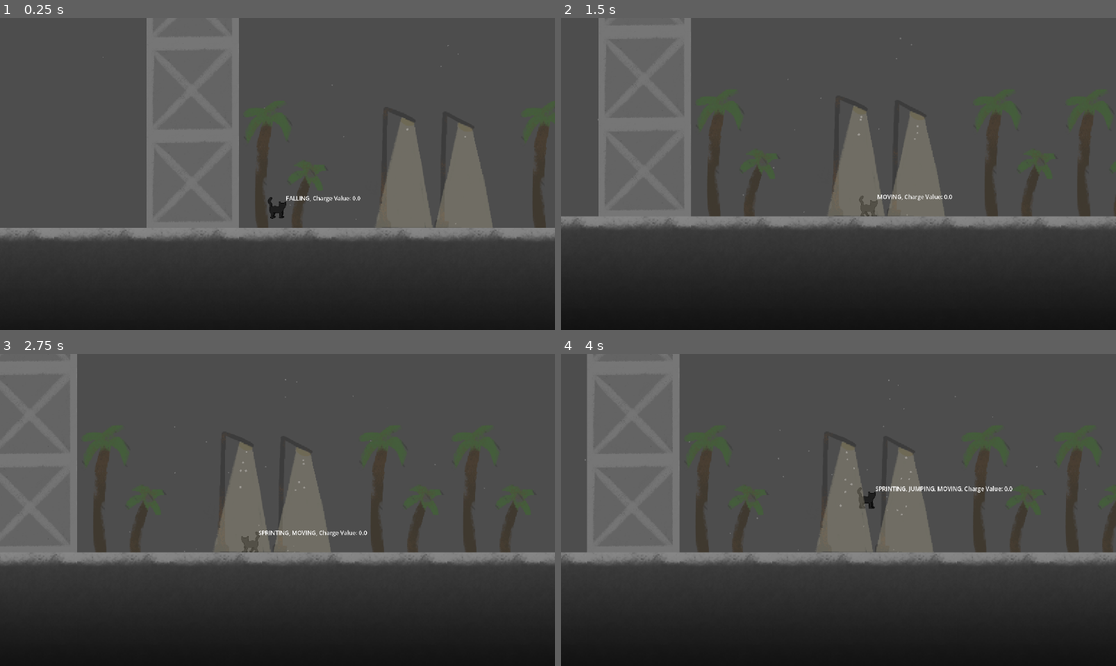
Above: before the commit, frames 1-4 (two rows, left to right).
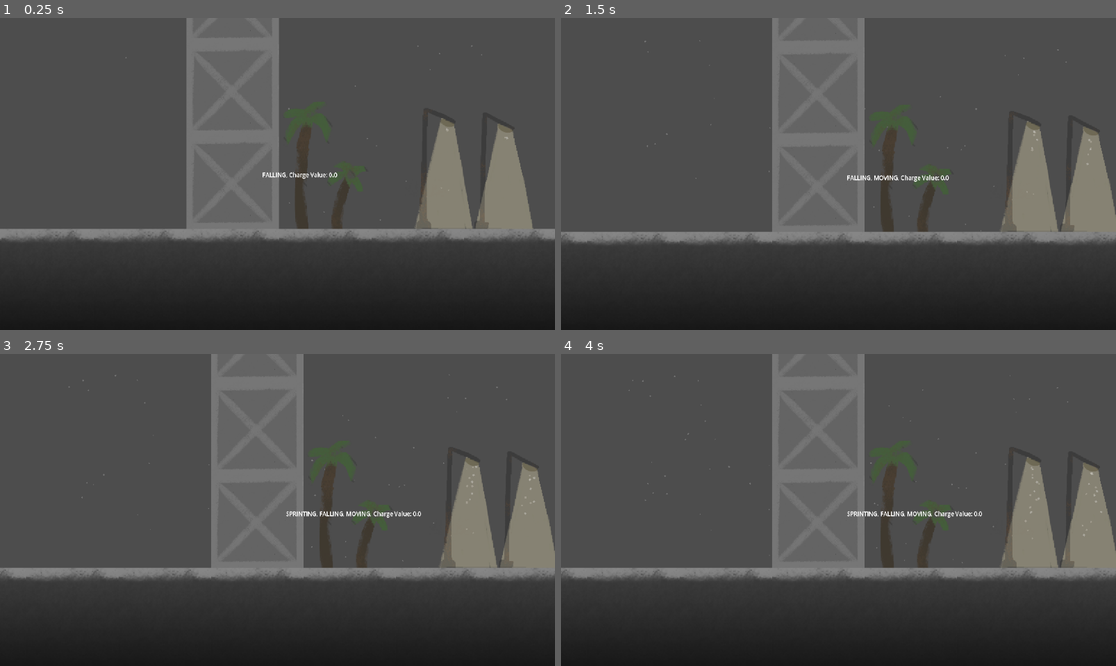
Above: after the commit, the same moments.

Repository: Somebud0180/Carreon
Game: Godot game, scene res://scenes/game.tscn
Two runs of this game, one before a commit and one after it. Both use one fixed random seed, a clock stepped at 60 frames per second and the inputs below.
Inputs:
- Up to frame 1 (0.25 s): no input
- Up to frame 2 (1.5 s): tap Enter at 0.5 s; hold Shift (sprint) 0.53-1.28 s; hold Right (move_right) from 0.53 s (still down); tap Space (jump) at 0.77 s; tap Alt at 1.35 s
- Up to frame 3 (2.75 s): tap Space (jump) at 1.52 s; release Right (move_right) at 2.03 s; hold Left (move_left) from 2.03 s (still down); hold Shift (sprint) from 2.03 s (still down)
- Up to frame 4 (4 s): release Left (move_left) at 2.78 s; release Shift (sprint) at 2.78 s; hold Right (move_right) from 2.78 s (still down); tap Alt at 2.85 s; tap Space (jump) at 3.02, 3.77 s; hold Shift (sprint) from 3.53 s (still down)

The runs differ from the first frame. In frame 1, 14% of the frame differs, in the area x 0-100%, y 0-72%; in frame 2, 24%, in the area x 0-100%, y 0-73%; in frame 3, 22%; in frame 4, 24%.
Error after the commit: Parse Error: Identifier "TransitionService" not declared in the current scope. (res://scripts/door.gd:26)

Commit message:
Laid groundwork for interior transition and entry (door) code

Diff:
--- a/project.godot
+++ b/project.godot
@@ -15,6 +15,10 @@
 run/main_scene="uid://bms0qk0ry2w1m"
 config/features=PackedStringArray("4.6", "Forward Plus")
 config/icon="res://icon.svg"
+
+[autoload]
+
+Game="*uid://bms0qk0ry2w1m"
 
 [editor_plugins]
 
--- a/resources/game/spritesheet.tres
+++ b/resources/game/spritesheet.tres
@@ -2,6 +2,7 @@
 
 [ext_resource type="Texture2D" uid="uid://dhx7hp5clb56y" path="res://textures/game/spritesheet.png" id="1_i3jry"]
 [ext_resource type="PackedScene" uid="uid://bi7rgkvvglwcc" path="res://scenes/streetlamp.tscn" id="2_2yfqv"]
+[ext_resource type="PackedScene" uid="uid://bqco2rq4h8bdu" path="res://scenes/Floor 0/building_one.tscn" id="3_2yfqv"]
 
 [sub_resource type="OccluderPolygon2D" id="OccluderPolygon2D_lbhrr"]
 polygon = PackedVector2Array(-64, -64, 64, -64, 64, 64, -64, 64)
@@ -187,6 +188,7 @@
 [sub_resource type="TileSetScenesCollectionSource" id="TileSetScenesCollectionSource_iywne"]
 resource_name = "Scenes"
 scenes/1/scene = ExtResource("2_2yfqv")
+scenes/2/scene = ExtResource("3_2yfqv")
 
 [resource]
 tile_size = Vector2i(128, 128)
--- /dev/null
+++ b/scenes/Floor 0/building_one.tscn
@@ -0,0 +1,29 @@
+[gd_scene format=3 uid="uid://bqco2rq4h8bdu"]
+
+[ext_resource type="Texture2D" uid="uid://c5kgapw2cwrac" path="res://textures/game/buildings.png" id="1_hveqa"]
+[ext_resource type="Script" uid="uid://b7dpxi744uhme" path="res://scripts/door.gd" id="2_pgteu"]
+[ext_resource type="PackedScene" uid="uid://cp7h1mjj7uvor" path="res://scenes/gaff.tscn" id="3_hno3e"]
+
+[sub_resource type="RectangleShape2D" id="RectangleShape2D_llubu"]
+size = Vector2(32, 50)
+
+[node name="Building1" type="Node2D" unique_id=627881996]
+
+[node name="Sprite2D" type="Sprite2D" parent="." unique_id=120264603]
+scale = Vector2(2, 2)
+texture = ExtResource("1_hveqa")
+offset = Vector2(32, 0)
+region_enabled = true
+region_rect = Rect2(0, 0, 128, 64)
+
+[node name="Door" type="Area2D" parent="." unique_id=844287597]
+position = Vector2(130, 39)
+script = ExtResource("2_pgteu")
+id = null
+interior_scene = ExtResource("3_hno3e")
+
+[node name="CollisionShape2D" type="CollisionShape2D" parent="Door" unique_id=1616872417]
+shape = SubResource("RectangleShape2D_llubu")
+
+[connection signal="body_entered" from="Door" to="Door" method="_on_body_entered"]
+[connection signal="body_exited" from="Door" to="Door" method="_on_body_exited"]
--- a/scenes/game.tscn
+++ b/scenes/game.tscn
@@ -1,5 +1,6 @@
 [gd_scene format=4 uid="uid://bms0qk0ry2w1m"]
 
+[ext_resource type="Script" uid="uid://bmghe4jphcui0" path="res://scripts/game.gd" id="1_iywne"]
 [ext_resource type="PackedScene" uid="uid://cp7h1mjj7uvor" path="res://scenes/gaff.tscn" id="1_yqjtg"]
 [ext_resource type="Shader" uid="uid://3q7dlbbdk2p0" path="res://shaders/tileset.gdshader" id="2_lbhrr"]
 [ext_resource type="TileSet" uid="uid://6vx8m4wmllp7" path="res://resources/game/spritesheet.tres" id="2_lnu2h"]
@@ -12,25 +13,27 @@
 shader = ExtResource("2_lbhrr")
 
 [node name="Game" type="Node2D" unique_id=2081310658]
+script = ExtResource("1_iywne")
 
 [node name="Gaff" parent="." unique_id=2106696707 instance=ExtResource("1_yqjtg")]
+unique_name_in_owner = true
 position = Vector2(53, -64)
 scale = Vector2(0.25, 0.25)
 
-[node name="TileMapLayer" type="TileMapLayer" parent="." unique_id=997559201]
-tile_map_data = PackedByteArray("AAAMAAAAAAAAAAMAAAAOAAAAAAA …(33136 unchanged characters)… BAAIAAADZ/wwAAAABAAIAAAAdAAAAAAABAAMAAAA=")
+[node name="Map" type="TileMapLayer" parent="." unique_id=997559201]
+tile_map_data = PackedByteArray("AAAMAAAAAAAAAAMAAAAOAAAAAAA …(33136 unchanged characters)… BAAIAAADZ/wwAAAABAAIAAAAdAAAAAAABAAMAAAAfAP//AQAAAAAAAgA=")
 tile_set = ExtResource("2_lnu2h")
 
-[node name="KillArea" type="Area2D" parent="TileMapLayer" unique_id=560660855]
+[node name="KillArea" type="Area2D" parent="Map" unique_id=560660855]
 script = ExtResource("4_lbhrr")
 
-[node name="CollisionShape2D" type="CollisionShape2D" parent="TileMapLayer/KillArea" unique_id=750760848]
+[node name="CollisionShape2D" type="CollisionShape2D" parent="Map/KillArea" unique_id=750760848]
 shape = SubResource("WorldBoundaryShape2D_lnu2h")
 
-[node name="CanvasLayer" type="CanvasLayer" parent="TileMapLayer" unique_id=1614526423]
+[node name="CanvasLayer" type="CanvasLayer" parent="Map" unique_id=1614526423]
 visible = false
 
-[node name="ColorRect" type="ColorRect" parent="TileMapLayer/CanvasLayer" unique_id=1630227695]
+[node name="ColorRect" type="ColorRect" parent="Map/CanvasLayer" unique_id=1630227695]
 material = SubResource("ShaderMaterial_lbhrr")
 anchors_preset = 15
 anchor_right = 1.0
@@ -41,4 +44,4 @@
 grow_vertical = 2
 
 [connection signal="kill_player" from="Gaff" to="Gaff" method="_on_kill_player"]
-[connection signal="body_entered" from="TileMapLayer/KillArea" to="TileMapLayer/KillArea" method="_on_body_entered"]
+[connection signal="body_entered" from="Map/KillArea" to="Map/KillArea" method="_on_body_entered"]
--- /dev/null
+++ b/scripts/door.gd
@@ -0,0 +1,28 @@
+extends Area2D
+
+@export var id: int = 0                                # Optional: fallback/registry ID
+@export var interior_scene: PackedScene                 # Per-door destination scene
+
+signal ready_to_interact(door)
+signal left_interact(door)
+
+var _actor: Node = null
+
+func _on_body_entered(body: Node) -> void:
+	if body.has_method("set_current_interactable"):
+		_actor = body
+		body.set_current_interactable(self)
+		emit_signal("ready_to_interact", self)
+
+func _on_body_exited(body: Node) -> void:
+	if body == _actor and body.has_method("clear_current_interactable"):
+		body.clear_current_interactable(self)
+		emit_signal("left_interact", self)
+		_actor = null
+
+# Called by Player on "Interact" (e.g., key E)
+func interact() -> void:
+	if interior_scene:
+		TransitionService.transition_to_interior(interior_scene)
+	else:
+		TransitionService.transition_by_id(id)
--- /dev/null
+++ b/scripts/game.gd
@@ -0,0 +1,62 @@
+extends Node2D
+
+@onready var map = $Map
+@onready var player = %Gaff
+
+var is_in_interior: bool = false
+var current_interior: Node = null
+var _pending_path: String = ""
+var _pending_progress: Array = []
+
+# Called when the node enters the scene tree for the first time.
+func _ready() -> void:
+	pass # Replace with function body.
+
+func _process(_delta: float) -> void:
+	if _pending_path == "":
+		return
+	var status := ResourceLoader.load_threaded_get_status(_pending_path, _pending_progress)
+	if status == ResourceLoader.THREAD_LOAD_IN_PROGRESS:
+		return
+	if status == ResourceLoader.THREAD_LOAD_FAILED:
+		push_error("Failed to load: %s" % _pending_path)
+		_pending_path = ""
+		return
+	if status == ResourceLoader.THREAD_LOAD_LOADED:
+		var ps := ResourceLoader.load_threaded_get(_pending_path) as PackedScene
+		_pending_path = ""
+		if ps:
+			transition_to_interior(ps)
+
+func transition_to_interior(interior_scene: PackedScene) -> void:
+	if is_in_interior:
+		return
+	var new_scene := interior_scene.instantiate()
+	add_child(new_scene)
+	current_interior = new_scene
+	map.visible = false
+	map.collision_enabled = false
+	is_in_interior = true
+
+func transition_to_exterior() -> void:
+	if not is_in_interior:
+		return
+	map.visible = true
+	map.collision_enabled = true
+	if current_interior:
+		current_interior.queue_free()
+		current_interior = null
+	is_in_interior = false
+
+# Async load by path
+func transition_to_interior_path(scene_path: String) -> void:
+	if is_in_interior:
+		return
+	if ResourceLoader.load_threaded_get_status(scene_path) == ResourceLoader.THREAD_LOAD_IN_PROGRESS:
+		return # already loading
+	if not ResourceLoader.exists(scene_path, "PackedScene"):
+		push_warning("Scene not found: %s" % scene_path)
+		return
+	_pending_path = scene_path
+	_pending_progress = []
+	ResourceLoader.load_threaded_request(scene_path, "PackedScene")
--- a/scripts/kill_area.gd
+++ b/scripts/kill_area.gd
@@ -1,15 +1,4 @@
 extends Area2D
-
-
-# Called when the node enters the scene tree for the first time.
-func _ready() -> void:
-	pass # Replace with function body.
-
-
-# Called every frame. 'delta' is the elapsed time since the previous frame.
-func _process(_delta: float) -> void:
-	pass
-
 
 func _on_body_entered(body: Node2D) -> void:
 	if body is Player:
Not shown, added: scripts/door.gd.uid
Not shown, added: scripts/game.gd.uid
Binary file added: textures/game/buildings.png
Not shown, added: textures/game/buildings.png.import
